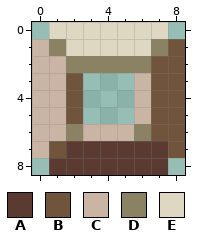
Pixel-art sprite: dpr/src/assets/cookieclickerframe.png. This is how it looked before the edit.
The file is 9x9 pixels.
Palette (. is transparent): A #5b3a32  B #70543c  C #cab5a5  D #8b8263  E #ded7c1
Pixels before, first column x 0:
0 .EEEEEEE.
1 CDEEEEEDB
2 CCDDDDDBB
3 CCB...CBB
4 CCB...CBB
5 CCB...CBB
6 CCDCCCDBB
7 CBAAAAAAB
8 .AAAAAAA.
The same view after the edit:
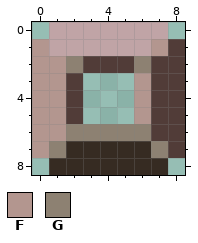
Colours new in this view: F #b3968f  G #8d8172
What changed:
Colour A changes from #5b3a32 to #362b22.
Colour B changes from #70543c to #513c38.
Colour E changes from #ded7c1 to #c0a4a6.
Colour D becomes colour B in row 2 at x 3 to 5.
Colour D becomes colour E in row 1 at x 1.
Colour C becomes colour F in row 1 at x 0; in row 2 at x 0 to 1; in rows 3 to 5 at x 0 to 1 and 6; in row 6 at x 0 to 1; in row 7 at x 0.
Colour D becomes colour F in row 1 at x 7.
Colour A becomes colour G in row 7 at x 7.
Colour B becomes colour G in row 7 at x 1.
Colour C becomes colour G in row 6 at x 3 to 5.
Colour D becomes colour G in row 2 at x 2 and 6; in row 6 at x 2 and 6.
